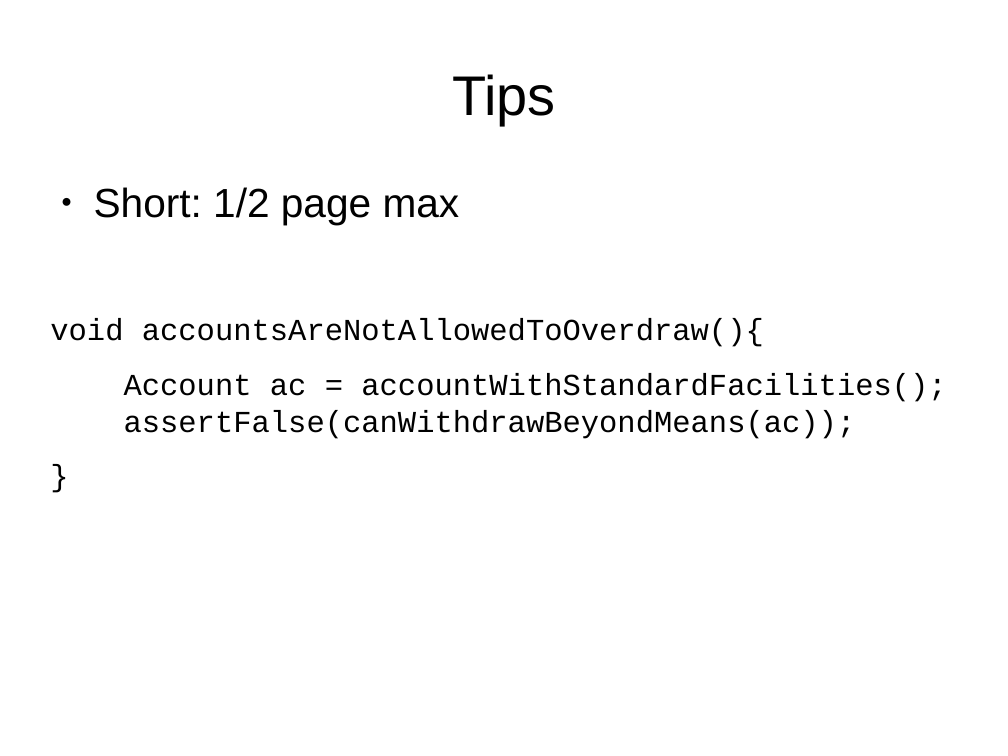
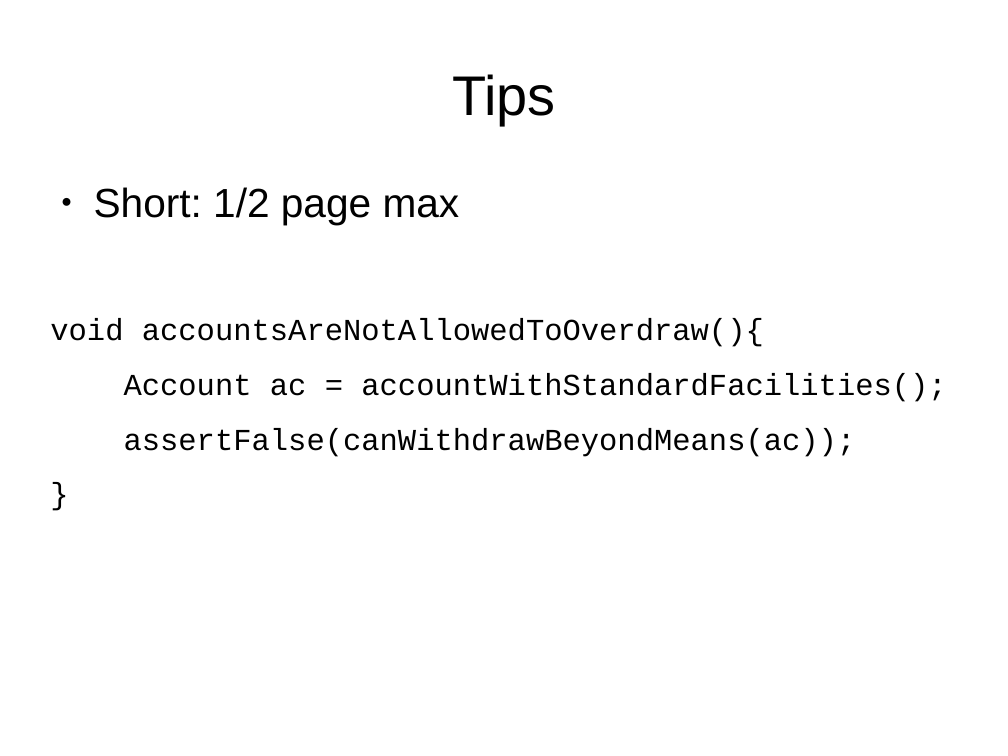
Before and after one commit to wesamhaboush/unittesting-techniques, a slide deck: slide 19 of pres.odp. Drawn at 1008x756 pixels with LibreOffice and Linux fonts; fonts in the diff are those of the drawing. Boxes give left, top, right and bottom in pixels: in the first picture for what was removed or moved away, otherwise in the second. Text is boxed around its words. In the diff, an @@ line names an element or a change of style, - is before the commit and + after.

```diff
--- a/pres.odp
+++ b/pres.odp
@@ text at (x1=124, y1=373, x2=946, y2=457): text changed @@
-Account ac = accountWithStandardFacilities(); assertFalse(canWithdrawBeyondMeans(ac));
+Account ac = accountWithStandardFacilities();
+assertFalse(canWithdrawBeyondMeans(ac));
```
Also in this commit, not shown: 9 other slides changed.
